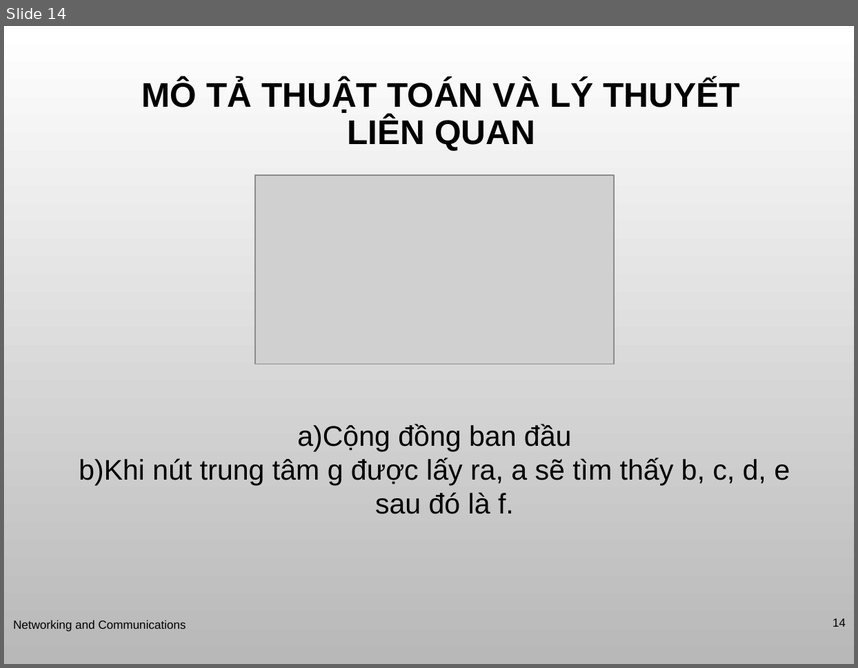
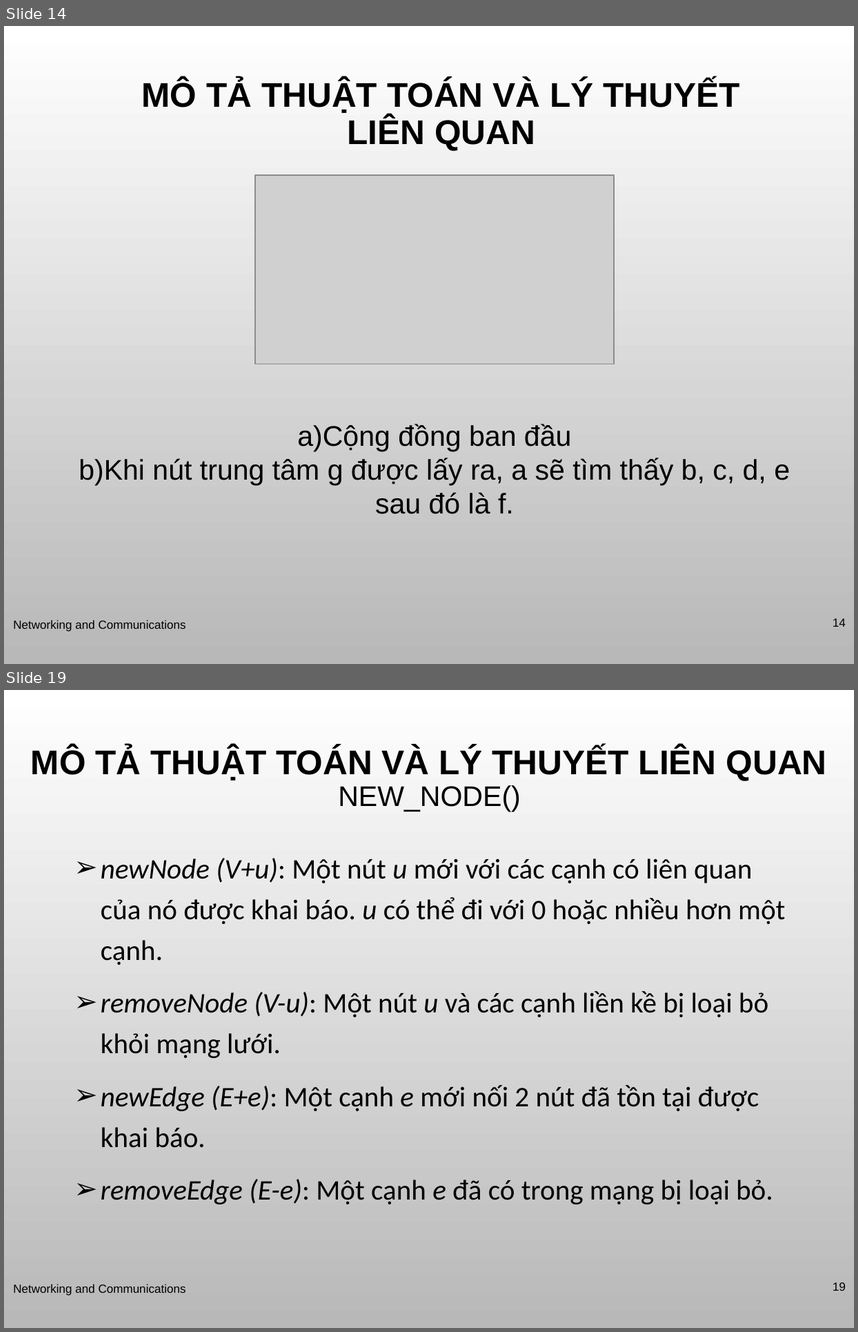
Before and after one commit to tunghd55/KLTN, a slide deck: Adaptive Algorithms for Detecting Community Structure in Dynamic.ppt. Shown one above the other, each under a label of ours: slide 14 before the commit, slides 14 and 19 after it; the slides between them are not shown. The pictures are 858x668 and 858x1332 pixels, drawn with LibreOffice and Linux fonts; fonts in the diff are those of the drawing; grey boxes stand for pictures; background and template pictures are left out. Boxes give left, top, right and bottom in pixels: in the first picture for what was removed or moved away, otherwise in the second. Text is boxed around its words. In the diff, an @@ line names an element or a change of style, - is before the commit and + after.

```diff
--- a/Adaptive Algorithms for Detecting Community Structure in Dynamic.ppt
+++ b/Adaptive Algorithms for Detecting Community Structure in Dynamic.ppt
@@ slide 19 added at (4,690,854,1328), background picture (left out) @@
@@ title added at (31,747,827,812), 29 pt, text #000000, bold @@
+MÔ TẢ THUẬT TOÁN VÀ LÝ THUYẾT LIÊN QUAN
+NEW_NODE()
@@ text added at (101,858,785,1204), 24 pt, text #000000 @@
+➢ newNode (V+u): Một nút u mới với các cạnh có liên quan của nó được khai báo. u có thể đi với 0 hoặc nhiều hơn một cạnh.
+➢ removeNode (V-u): Một nút u và các cạnh liền kề bị loại bỏ khỏi mạng lưới.
+➢ newEdge (E+e): Một cạnh e mới nối 2 nút đã tồn tại được khai báo.
+➢ removeEdge (E-e): Một cạnh e đã có trong mạng bị loại bỏ.
@@ text added at (13,1283,186,1295), 10 pt, text #000000 @@
+Networking and Communications
@@ page number added at (833,1282,846,1290), 10 pt, text #000000 @@
+19
```
Also in this commit, not shown: 1 slide changed, 13 other slides added, 6 other files.
